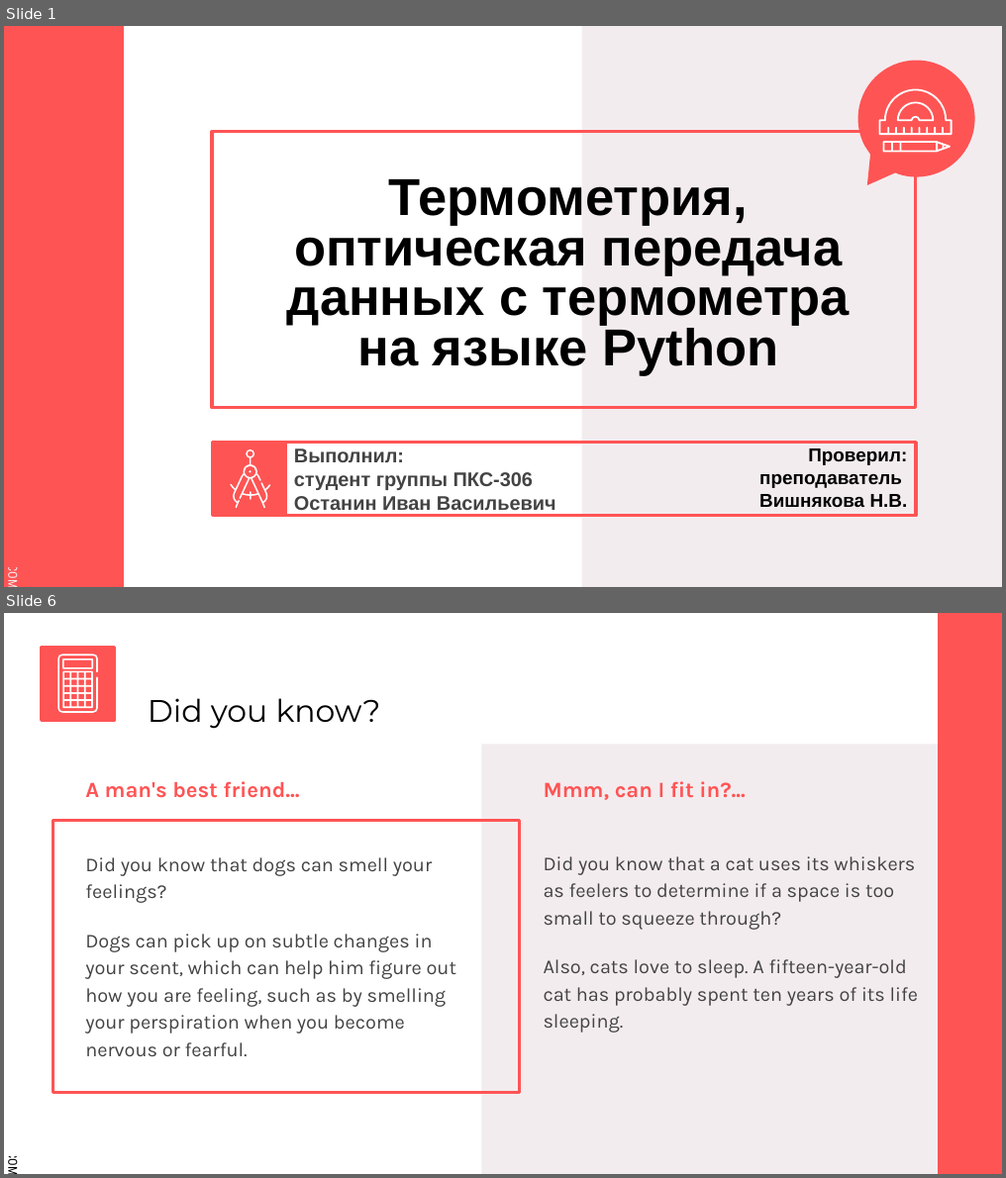
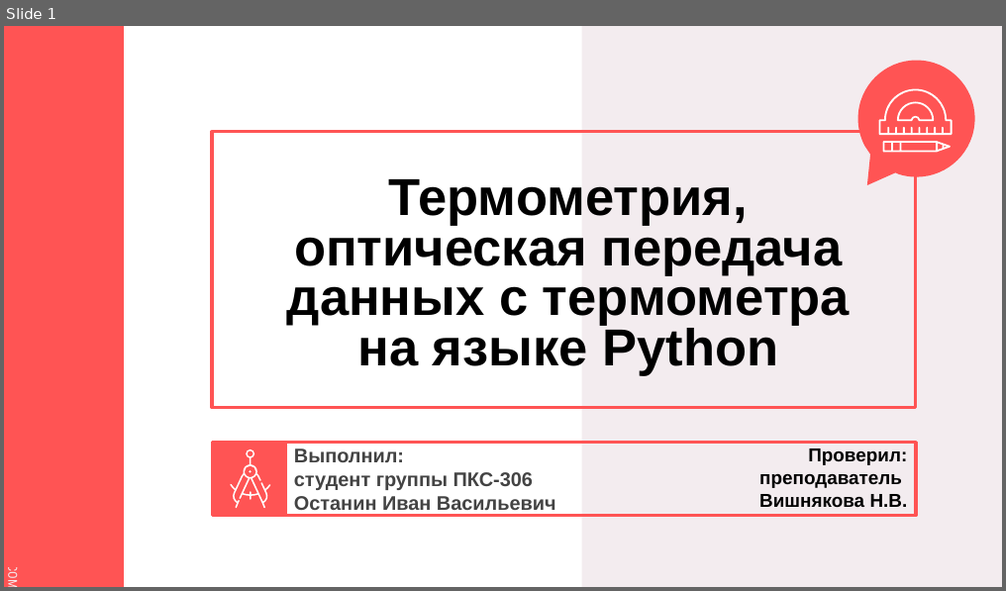
Before and after one commit to IvanLink-py/CourseWork-2022, a slide deck: Защитная речь/Презентация.pptx. Shown one above the other, each under a label of ours: slides 1 and 6 before the commit, slide 1 after it; the slides between them are not shown. The pictures are 1006x1178 and 1006x591 pixels, drawn with LibreOffice and Linux fonts; fonts in the diff are those of the drawing. Boxes give left, top, right and bottom in pixels: in the first picture for what was removed or moved away, otherwise in the second. Text is boxed around its words. In the diff, an @@ line names an element or a change of style, - is before the commit and + after.

```diff
--- a/Защитная речь/Презентация.pptx
+++ b/Защитная речь/Презентация.pptx
@@ slide 6 removed at box(4, 613, 1002, 1174), background #FFFFFF; not listed: 1 template element that a slide beside it also shows @@
@@ rectangle removed at box(939, 613, 1002, 1174) @@
@@ rectangle removed at box(42, 647, 115, 720) @@
@@ freeform shape removed at box(57, 655, 98, 713) @@
@@ freeform shape removed at box(62, 659, 93, 669) @@
@@ freeform shape removed at box(62, 670, 92, 708) @@
@@ title removed at box(148, 698, 381, 729) @@
-Did you know?
@@ rectangle removed at box(481, 744, 1002, 1174) @@
@@ subtitle removed at box(85, 781, 299, 798) @@
-A man's best friend...
@@ subtitle removed at box(544, 781, 746, 800) @@
-Mmm, can I fit in?...
@@ rectangle removed at box(53, 820, 520, 1093) @@
@@ text removed at box(85, 858, 456, 1057) @@
-Did you know that dogs can smell your feelings?
-Dogs can pick up on subtle changes in your scent, which can help him figure out how you are feeling, such as by smelling your perspiration when you become nervous or fearful.
@@ text removed at box(544, 857, 919, 1033) @@
-Did you know that a cat uses its whiskers as feelers to determine if a space is too small to squeeze through?
-Also, cats love to sleep. A fifteen-year-old cat has probably spent ten years of its life sleeping.
@@ rectangle removed at box(4, 1075, 19, 1157) @@
```
Also in this commit, not shown: 2 slides changed, 8 slides added, 15 other slides removed, 7 other files.
